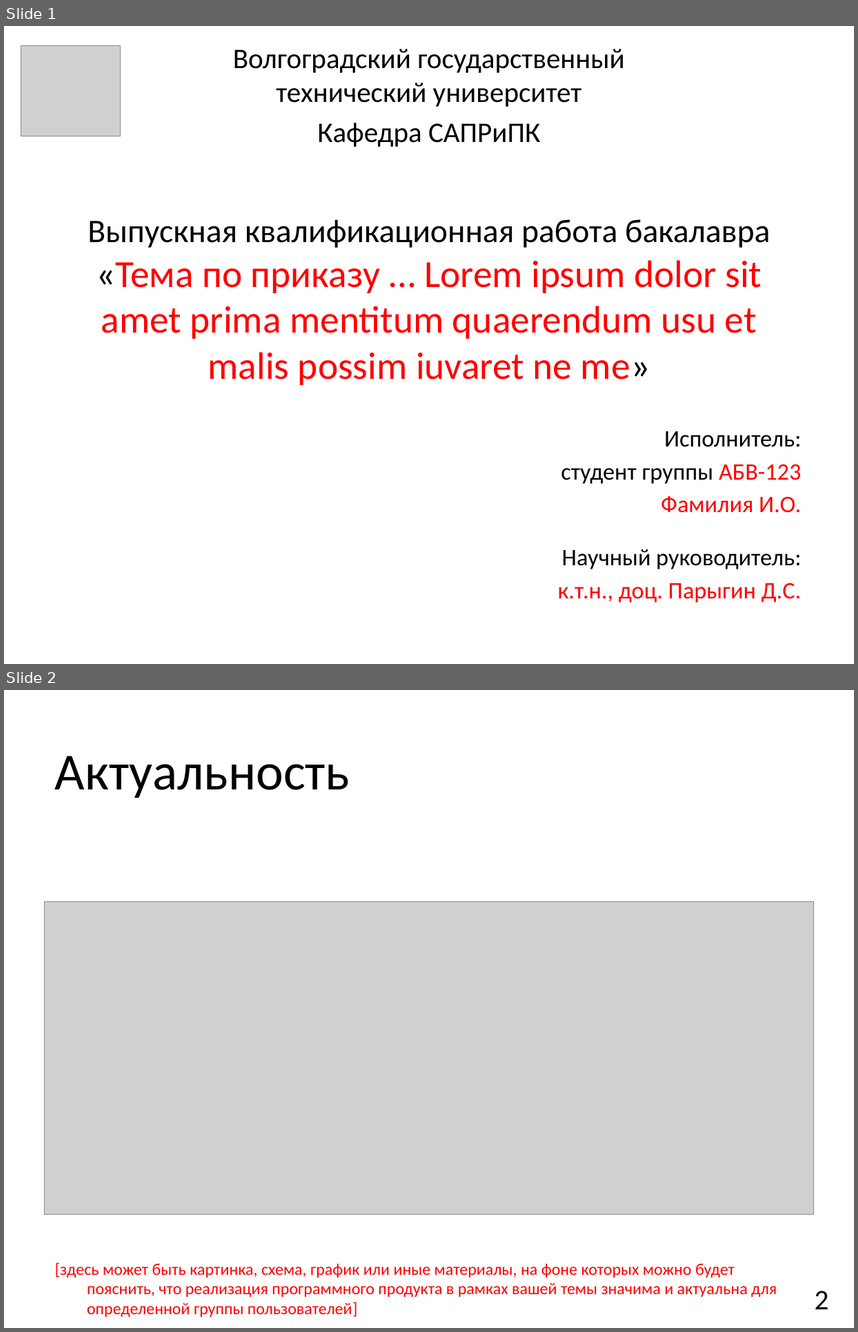
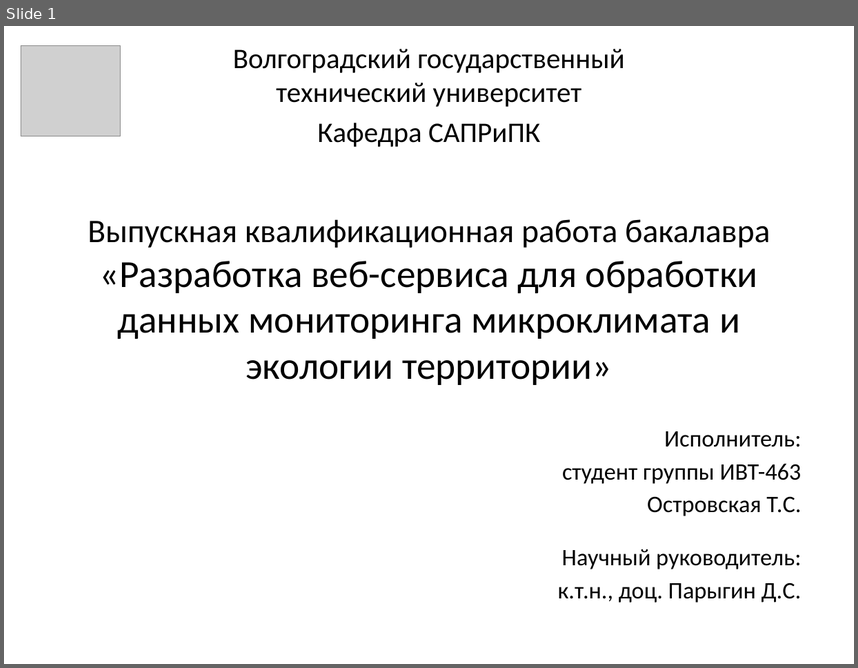
Before and after one commit to ostaaaaat/monitoring, a slide deck: 3 [Презентация].pptx. Shown one above the other, each under a label of ours: slides 1 and 2 before the commit, slide 1 after it. The pictures are 858x1332 and 858x668 pixels, drawn with LibreOffice and Linux fonts; fonts in the diff are those of the drawing; grey boxes stand for pictures. Boxes give left, top, right and bottom in pixels: in the first picture for what was removed or moved away, otherwise in the second. Text is boxed around its words. In the diff, an @@ line names an element or a change of style, - is before the commit and + after.

```diff
--- a/3 [Презентация].pptx
+++ b/3 [Презентация].pptx
@@ slide 2 removed at (4, 690, 854, 1328), background #FFFFFF @@
@@ title removed at (55, 756, 350, 798) @@
-Актуальность
@@ picture removed at (44, 902, 814, 1214) @@
@@ text removed at (55, 1262, 777, 1297) @@
-[здесь может быть картинка, схема, график или иные материалы, на фоне которых можно будет пояснить, что реализация программного продукта в рамках вашей темы значима и актуальна для определенной группы пользователей]
@@ page number removed at (815, 1290, 829, 1309) @@
-2
@@ slide 1 changed as well @@
@@ title at (87, 219, 770, 385): text changed; text colour #FF0000 to #000000 @@
-Выпускная квалификационная работа бакалавра
-«Тема по приказу … Lorem ipsum dolor sit amet prima mentitum quaerendum usu et malis possim iuvaret ne me»
+Выпускная квалификационная работа бакалавра
+«Разработка веб-сервиса для обработки данных мониторинга микроклимата и экологии территории»
@@ text at (562, 463, 802, 516): text changed; text colour #FF0000 to #000000 @@
-студент группы АБВ-123
-Фамилия И.О.
+студент группы ИВТ-463
+Островская Т.С.
@@ text at (558, 582, 802, 602): text colour #FF0000 to #000000 in "к.т.н., доц. Парыгин Д.С." @@
```
Also in this commit, not shown: 10 other slides changed, 7 slides added, 7 other slides removed.
